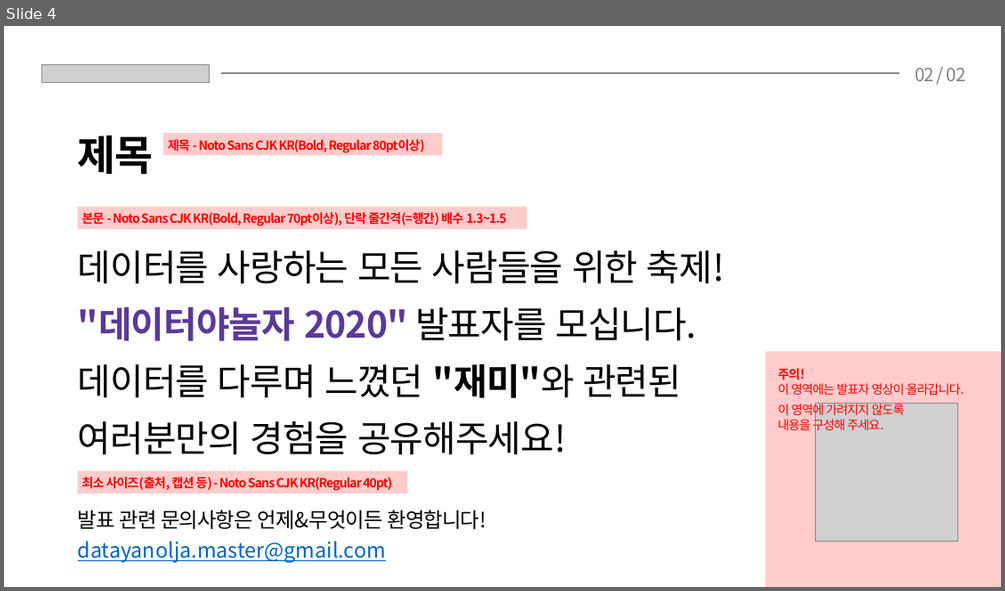
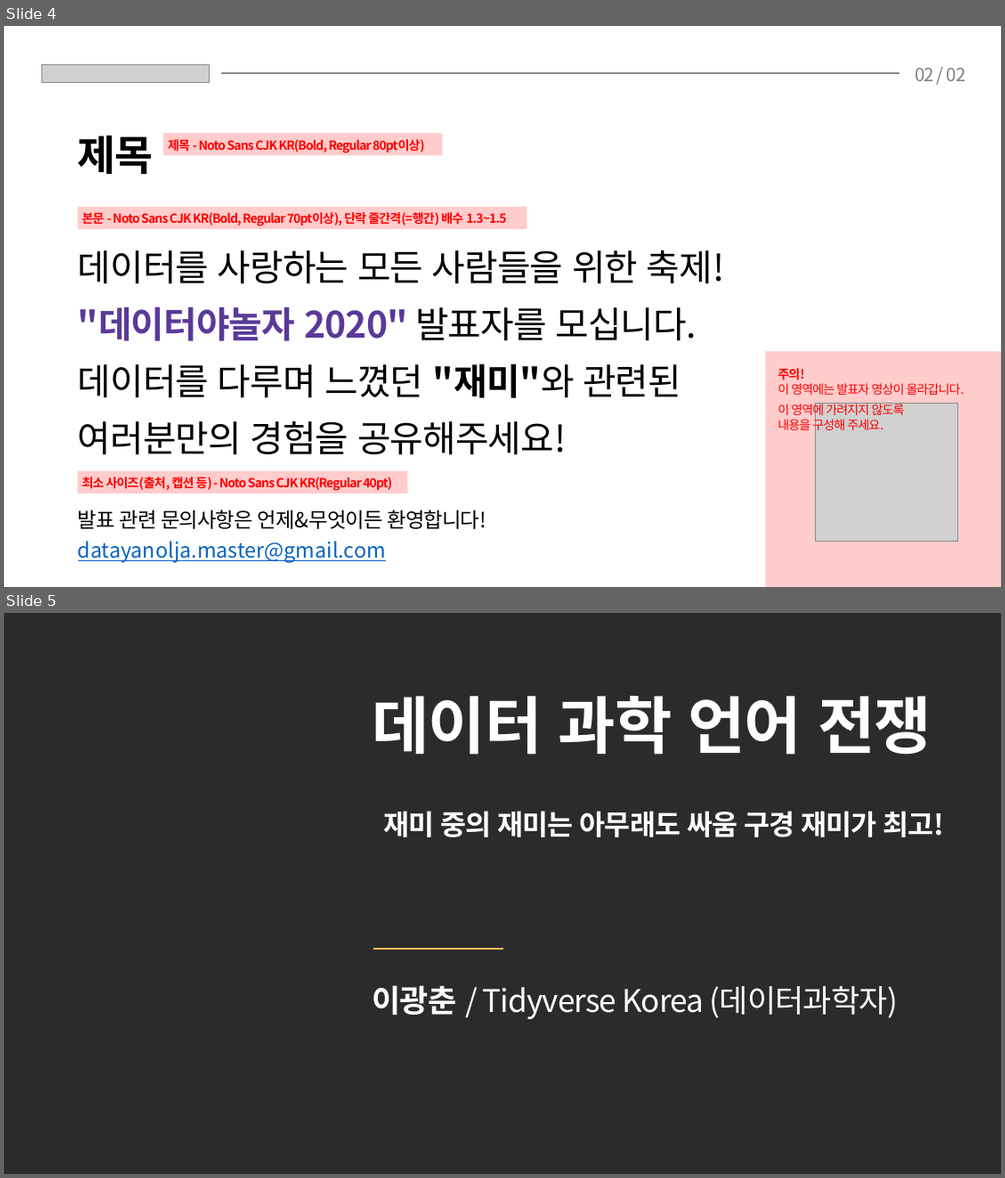
Before and after one commit to statkclee/comp_document, a slide deck: data/slide guides_C.pptx. Shown one above the other, each under a label of ours: slide 4 before the commit, slides 4 and 5 after it. The pictures are 1005x591 and 1005x1178 pixels, drawn with LibreOffice and Linux fonts; fonts in the diff are those of the drawing; grey boxes stand for pictures; background and template pictures are left out; a plain dark background stands for a picture behind light text. Boxes give left, top, right and bottom in pixels: in the first picture for what was removed or moved away, otherwise in the second. Text is boxed around its words. In the diff, an @@ line names an element or a change of style, - is before the commit and + after.

Commit message:
added ppt to xaringan conversion slideshow

```diff
--- a/data/slide guides_C.pptx
+++ b/data/slide guides_C.pptx
@@ slide 5 added at <box>4,613,1001,1174</box>, background picture (left out) @@
@@ text added at <box>372,696,931,755</box>, 120 pt, text #FFFFFF, bold @@
+데이터 과학 언어 전쟁
@@ text added at <box>383,811,945,837</box>, 54 pt, text #FFFFFF, bold @@
+재미 중의 재미는 아무래도 싸움 구경 재미가 최고!
@@ line added from (373, 949) to (503, 949), #FEBE5E 3 pt @@
@@ text added at <box>372,985,898,1019</box>, 60 pt, text #FFFFFF @@
+이광춘 / Tidyverse Korea (데이터과학자)
```
Also in this commit, not shown: 20 other files.
